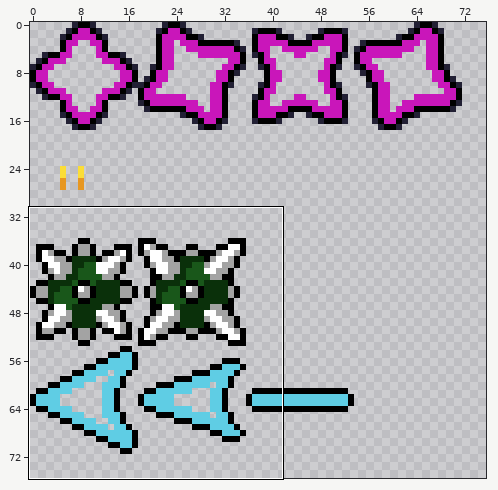
A pixel-art file gets an edit: assets/art/art_project_files/enemies.ase. Above: a wide view before the commit, with the close-up outlined.
Close-up. Before the edit:
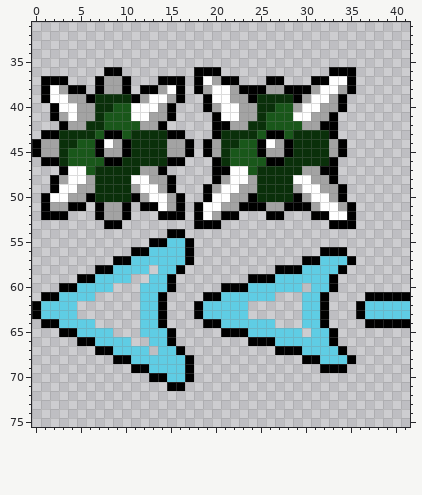
126x126 pixels, 1 frame. Shown: x 0..41, y 31..75. The wide view leaves out empty margins. The commit also changed other parts of the picture, which this record leaves out.
Once edited:
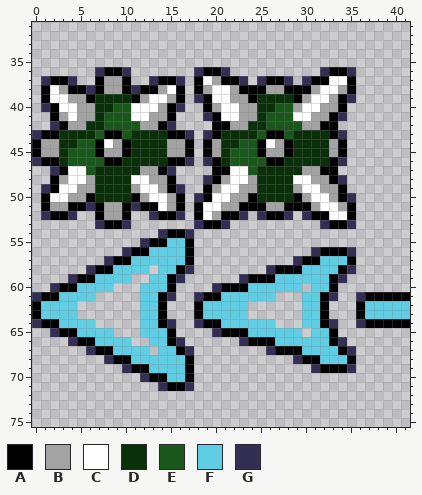
Palette (. is transparent): A #000000  B #a3a3a3  C #ffffff  D #0a300a  E #19571a  F #5fcde4  G #332f54
Change:
@@ x 0..41 @@
 35 ..........................................
-36 ........AA........AAA............AAA......
-37 .AAA...ABBA...AAA.ACBAA...AA...AACCA......
-38 .ACBAA.ABBA.AABCA.ABCCBAAABBAAABCCBA......
-39 .ACCBBADDDDABCCBA..ACCBBADDDDABCCBA.......
-40 ..ACCBBDDEECCCBA...ABCCBBDDEEBCCBBA.......
-41 ..ABCBBDEEECCBBA....ACCBBDEEECCBBA........
-42 ...ABBDDEEEEBBA.....AABBDDEEEEBBAA........
-43 .AADDDDEAAEDDDDAA...ADDDDEAAEDDDDA........
+36 .......GAAG.......GAAG..........GAAG......
+37 .GAAG..ABBA..GAAG.ACBAAG.GAAG.GAACCA......
+38 .ACBAAGABBAGAABCA.ABCCBAAABBAAABCCBA......
+39 .ACCBBADDDDABCCBA.GACCBBADDDDABCCBAG......
+40 .GACCBBDDEECCCBAG..ABCCBBDDEEBCCBBA.......
+41 ..ABCBBDEEECCBBA...GACCBBDEEECCBBAG.......
+42 ..GABBDDEEEEBBAG....AABBDDEEEEBBAA........
+43 GAADDDDEAAEDDDDAAG.GADDDDEAAEDDDDAG.......
 44 ABBDDEEACBADDDDBBA.ABDDEEACBADDDDBA.......
 45 ABBDEEEABBADDDDBBA.ABDEEEABBADDDDBA.......
-46 .AADEEEEAADDDDDAA...ADEEEEAADDDDDA........
-47 ...ACCEDDDDDBBA.....AACCEDDDDDBBAA........
-48 ..ABCCBDDDDCCBBA....ABCCBDDDDCCBBA........
-49 ..ACCBBDDDDBCCBA...ABCCBBDDDDBCCBBA.......
-50 .ACCBBADDDDABCCBA..ACCBBADDDDABCCBA.......
-51 .ABBAA.ABBA.AACBA.ACCBBAAABBAAABCCBA......
-52 .AAA...ABBA...AAA.ACBAA...AA...AACCA......
-53 ........AA........AAA............AAA......
-54 ...............AA.........................
-55 .............AAFFA........................
-56 ...........AAFFFFA..............AAA.......
-57 .........AAFFFFFFA............AAFFFA......
-58 .......AAFFFF.FFA..........AAAFFFFA.......
-59 .....AAFFFF..FFA........AAAFFFFFFA........
-60 ...AAFFFF...FFFA.....AAAFFFFFF.FFA........
-61 .AAFFFF.....FFA....AAFFFFFF...FFA....AAAAA
+46 GAADEEEEAADDDDDAAG.GADEEEEAADDDDDAG.......
+47 ..GACCEDDDDDBBAG....AACCEDDDDDBBAA........
+48 ..ABCCBDDDDCCBBA...GABCCBDDDDCCBBAG.......
+49 .GACCBBDDDDBCCBAG..ABCCBBDDDDBCCBBA.......
+50 .ACCBBADDDDABCCBA.GACCBBADDDDABCCBAG......
+51 .ABBAAGABBAGAACBA.ACCBBAAABBAAABCCBA......
+52 .GAAG..ABBA..GAAG.ACBAAG.GAAG.GAACCA......
+53 .......GAAG.......GAAG..........GAAG......
+54 ..............GAAG........................
+55 ............GAAFFA........................
+56 ..........GAAFFFFA.............GAAAG......
+57 ........GAAFFFFFFA...........GAAFFFA......
+58 ......GAAFFFF.FFAG........GAAAFFFFAG......
+59 ....GAAFFFF..FFAG......GAAAFFFFFFAG.......
+60 ..GAAFFFF...FFFA....GAAAFFFFFF.FFA........
+61 GAAFFFF.....FFAG..GAAFFFFFF...FFAG..GAAAAA
 62 AFFFF.......FFA...AFFFFF......FFA...AFFFFF
 63 AFFFF.......FFA...AFFFFF......FFA...AFFFFF
-64 .AAFFFF.....FFA....AAFFFFFF...FFA....AAAAA
-65 ...AAFFFF...FFFA.....AAAFFFFFF.FFA........
-66 .....AAFFFF..FFA........AAAFFFFFFA........
-67 .......AAFFFF.FFA..........AAAFFFFA.......
-68 .........AAFFFFFFA............AAFFFA......
-69 ...........AAFFFFA..............AAA.......
-70 .............AAFFA........................
-71 ...............AA.........................
+64 GAAFFFF.....FFAG..GAAFFFFFF...FFAG..GAAAAA
+65 ..GAAFFFF...FFFA....GAAAFFFFFF.FFA........
+66 ....GAAFFFF..FFAG......GAAAFFFFFFAG.......
+67 ......GAAFFFF.FFAG........GAAAFFFFAG......
+68 ........GAAFFFFFFA...........GAAFFFA......
+69 ..........GAAFFFFA.............GAAAG......
+70 ............GAAFFA........................
+71 ..............GAAG........................
 72 ..........................................
Changed places in both close-ups, as pixel boxes (x1, y1, x2, y2):
changed: (32, 67, 365, 391)
